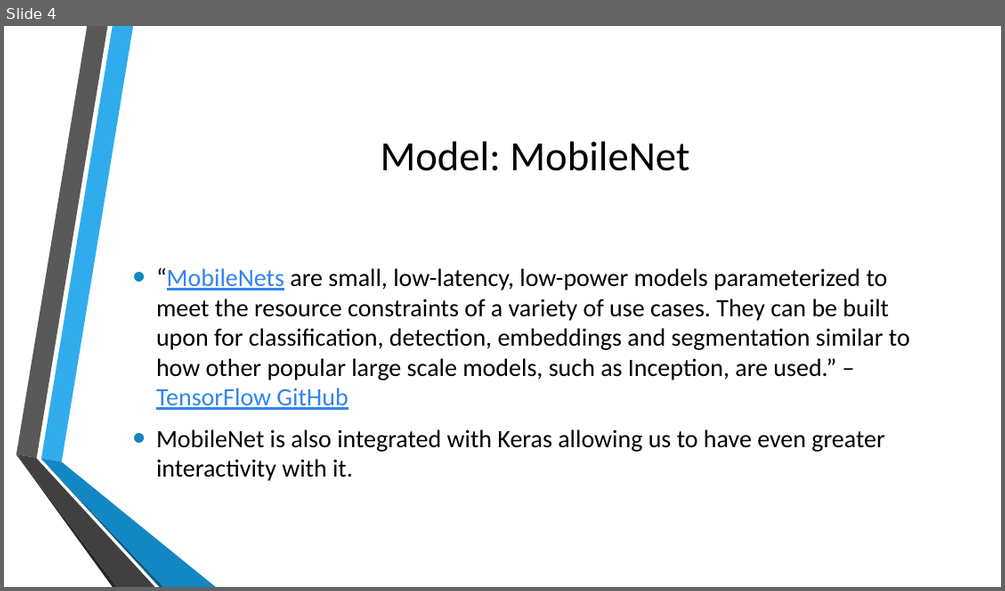
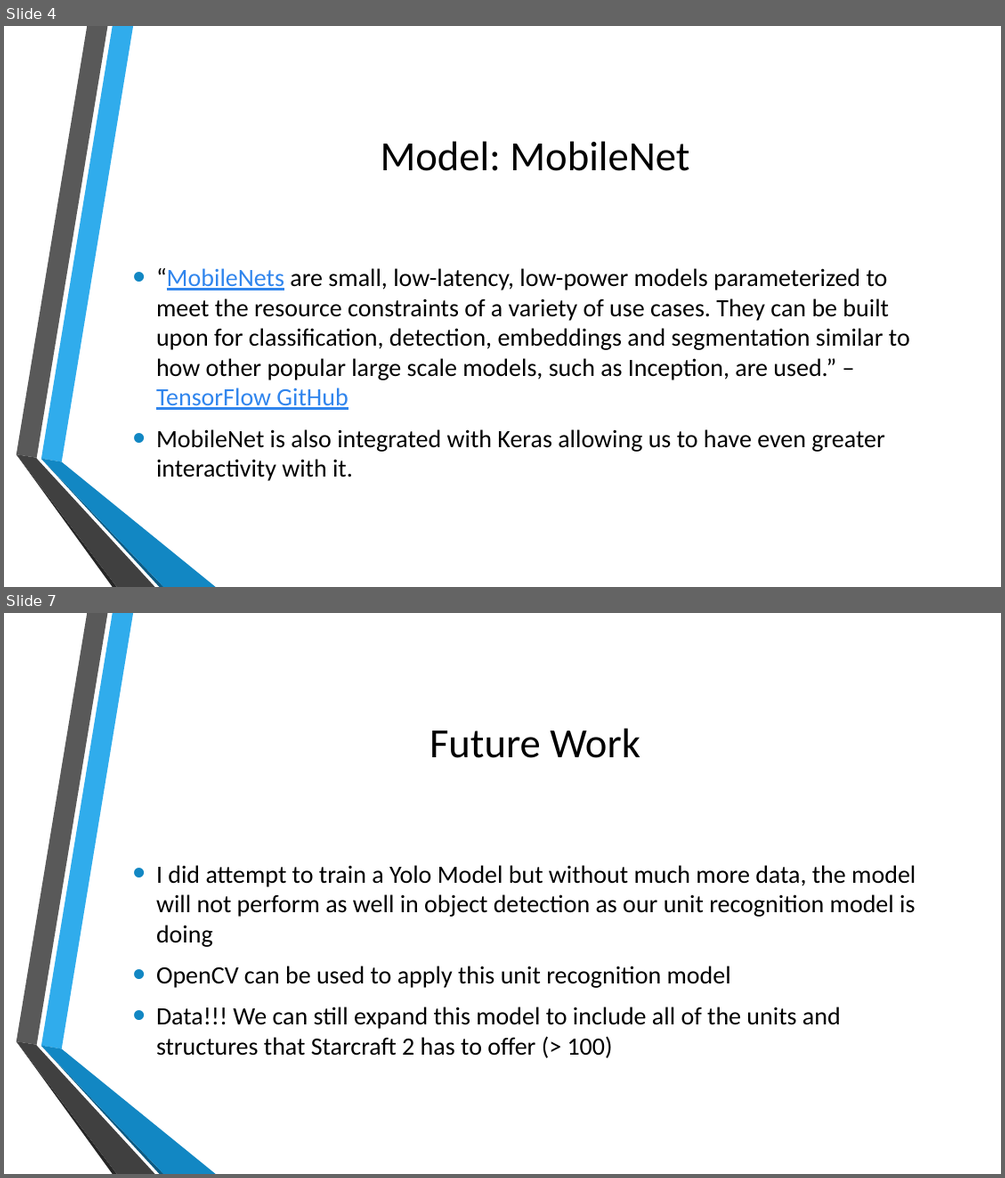
Before and after one commit to dc2629/Starcraft-2-Unit-Recognition, a slide deck: Starcraft-2-Unit-Recognition.pptx. Shown one above the other, each under a label of ours: slide 4 before the commit, slides 4 and 7 after it; the slides between them are not shown. The pictures are 1005x591 and 1005x1178 pixels, drawn with LibreOffice and Linux fonts; fonts in the diff are those of the drawing; background and template pictures are left out. Boxes give left, top, right and bottom in pixels: in the first picture for what was removed or moved away, otherwise in the second. Text is boxed around its words. In the diff, an @@ line names an element or a change of style, - is before the commit and + after.

```diff
--- a/Starcraft-2-Unit-Recognition.pptx
+++ b/Starcraft-2-Unit-Recognition.pptx
@@ slide 7 added at [4, 613, 1001, 1174], background picture (left out); not listed: 6 template elements that a slide beside it also shows @@
@@ title added at [429, 728, 640, 758], 40 pt, text #000000 @@
+Future Work
@@ text added at [156, 865, 915, 1058], 24 pt, text #000000 @@
+• I did attempt to train a Yolo Model but without much more data, the model will not perform as well in object detection as our unit recognition model is doing
+• OpenCV can be used to apply this unit recognition model
+• Data!!! We can still expand this model to include all of the units and structures that Starcraft 2 has to offer (> 100)
```
Also in this commit, not shown: 1 slide changed, 2 other slides added.
